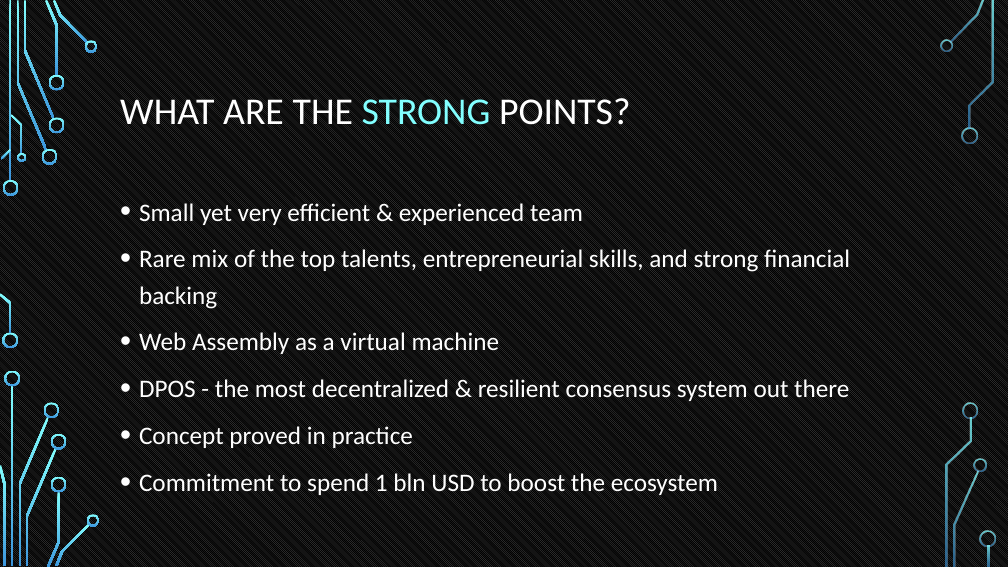
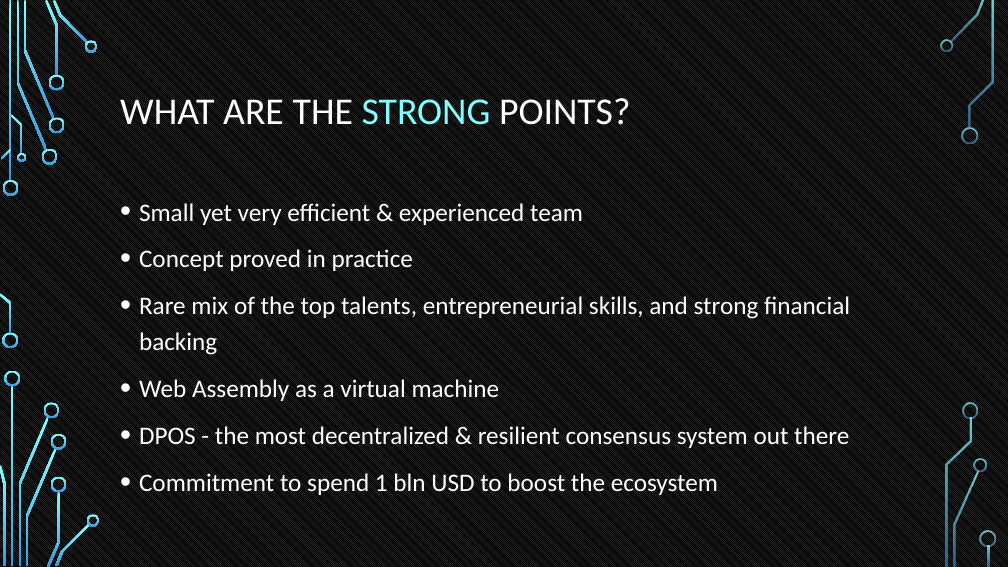
Before and after one commit to tokenika/tokenika.github.io, a slide deck: slide 37 of WarsawBlock.pptx. Drawn at 1008x567 pixels with LibreOffice and Linux fonts; fonts in the diff are those of the drawing; background and template pictures are left out. Boxes give left, top, right and bottom in pixels: in the first picture for what was removed or moved away, otherwise in the second. Text is boxed around its words. In the diff, an @@ line names an element or a change of style, - is before the commit and + after.

```diff
--- a/WarsawBlock.pptx
+++ b/WarsawBlock.pptx
@@ text at <box>139,249,413,271</box>: paragraph added @@
+• Concept proved in practice
@@ text at <box>139,426,413,448</box>: paragraph removed @@
-• Concept proved in practice
```
Also in this commit, not shown: 9 other slides changed, 1 other file.
